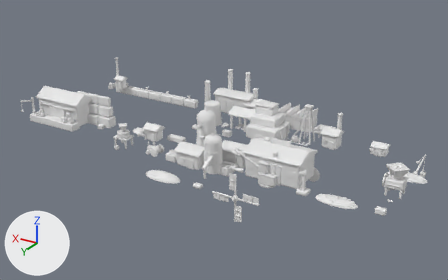
Before and after pictures for a commit that changed the glTF model public/models/industry.glb.
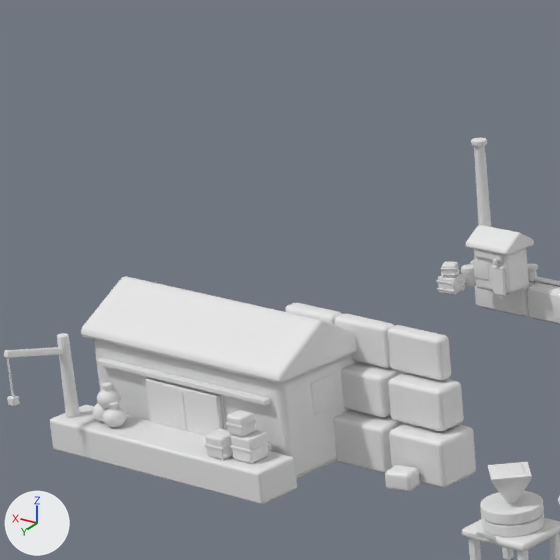
Each version is shown whole from a camera (50 mm lens) standing at (-186.0, 640.0, 401.0) and looking at (284.0, -144.0, 9.0), then close up on the part from 4% to 30% of the width and 11% to 51% of the height. Every picture has the same lights, and +X, +Y and +Z are marked at lower left. The last two pictures show the newer version. Where no turn or scale is listed for an object, it has been applied to the vertices. Vertices at exactly the same position are counted once.

Script lines for the objects in view, before the commit:
```python
me_mesh_104 = bpy.data.meshes.new('Mesh_104')
me_mesh_104.from_pydata(...)  # 144 vertices, 276 faces; spans x 144.3..235.6, y -122.5..-96.8, z 46.8..78.8
me_mesh_104.materials.append(mat_lacquer__2b3644)  # white #e7e7e7
me_mesh_108 = bpy.data.meshes.new('Mesh_108')
me_mesh_108.from_pydata(...)  # 262 vertices, 512 faces; spans x 142.5..237.5, y -140.0..-83.0, z 47.8..100.8
me_mesh_108.materials.append(mat_lacquer__c8442f)  # white #e7e7e7
me_mesh_111 = bpy.data.meshes.new('Mesh_111')
me_mesh_111.from_pydata(...)  # 192 vertices, 376 faces; spans x 150.0..230.0, y -97.5..-94.5, z 46.8..77.8
me_mesh_111.materials.append(mat_lacquer__f0ebe0)  # white #e7e7e7
me_mesh_88 = bpy.data.meshes.new('Mesh_88')
me_mesh_88.from_pydata(...)  # 576 vertices, 1128 faces; spans x 83.0..236.0, y -139.0..-118.0, z 47.0..96.0
me_mesh_88.materials.append(mat_lacquer__b9b7b0)  # white #e7e7e7
ob_mesh_104 = bpy.data.objects.new('Mesh_104', me_mesh_104)
ob_mesh_104.location = (384.0, 25.5, -42.8)
ob_mesh_108 = bpy.data.objects.new('Mesh_108', me_mesh_108)
ob_mesh_108.location = (384.0, 25.5, -42.8)
ob_mesh_111 = bpy.data.objects.new('Mesh_111', me_mesh_111)
ob_mesh_111.location = (384.0, 25.5, -42.8)
ob_mesh_88 = bpy.data.objects.new('Mesh_88', me_mesh_88)
ob_mesh_88.location = (324.0, 25.5, -42.8)
# also in view: 'Mesh_42' at (528.0, -275.0, 13.0); 'Mesh_113' at (574.0, -62.0, 10.0); 'Mesh_36' at (619.0, -285.0, 34.0); 'Mesh_86' at (511.0, -100.0, 29.0); 'Mesh_37' at (542.0, -287.0, -3.0)
```
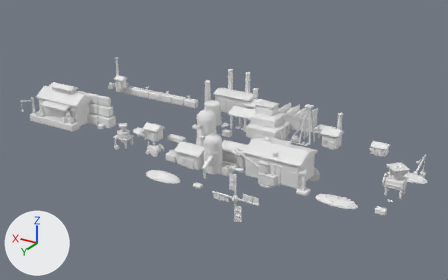
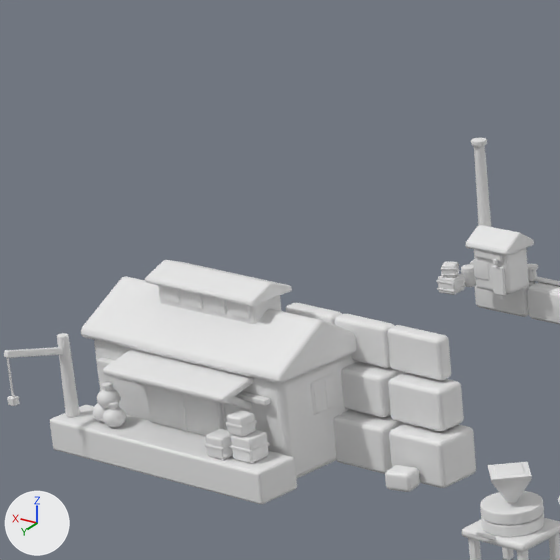
The change, as JSON lines over the scene's bpy script:
```json
{"block": "me_mesh_104", "where": "# used by ob_mesh_104; location = (384.0, 25.5, -42.8)"}
{"op": "remove", "block": "me_mesh_104", "code": "me_mesh_104.from_pydata(...)  # 144 vertices, 276 faces; spans x 144.3..235.6, y -122.5..-96.8, z 46.8..78.8"}
{"op": "add", "block": "me_mesh_104", "code": "me_mesh_104.from_pydata(...)  # 416 vertices, 764 faces; spans x 144.3..235.7, y -139.6..-96.8, z 46.8..104.2"}
{"block": "me_mesh_104", "change": "me_mesh_104 part 1: 192 vertices added at x 169.2..210.8, y -125.1..-109.9, z 98.8..104.2"}
{"block": "me_mesh_104", "change": "other edits to the shape of me_mesh_104 do not show in these pictures"}
{"block": "me_mesh_108", "where": "# used by ob_mesh_108; location = (384.0, 25.5, -42.8)"}
{"op": "remove", "block": "me_mesh_108", "code": "me_mesh_108.from_pydata(...)  # 262 vertices, 512 faces; spans x 142.5..237.5, y -140.0..-83.0, z 47.8..100.8"}
{"op": "add", "block": "me_mesh_108", "code": "me_mesh_108.from_pydata(...)  # 356 vertices, 692 faces; spans x 142.5..237.5, y -140.0..-82.5, z 47.8..110.6"}
{"block": "me_mesh_108", "change": "me_mesh_108 part 2: a new loose piece of 70 vertices spanning x 164.5..215.5, y -127.5..-107.5, z 104.8..110.6, in mat_lacquer__c8442f (white #e7e7e7)"}
{"block": "me_mesh_108", "change": "me_mesh_108 part 3: a new loose piece of 24 vertices spanning x 157.5..214.5, y -98.5..-82.5, z 78.4..84.2, in mat_lacquer__c8442f (white #e7e7e7)"}
{"block": "me_mesh_111", "where": "# used by ob_mesh_111; location = (384.0, 25.5, -42.8)"}
{"op": "remove", "block": "me_mesh_111", "code": "me_mesh_111.from_pydata(...)  # 192 vertices, 376 faces; spans x 150.0..230.0, y -97.5..-94.5, z 46.8..77.8"}
{"op": "add", "block": "me_mesh_111", "code": "me_mesh_111.from_pydata(...)  # 264 vertices, 508 faces; spans x 150.0..230.0, y -138.9..-94.5, z 46.8..105.8"}
{"block": "me_mesh_111", "change": "me_mesh_111 part 4: a new loose piece of 24 vertices spanning x 167.0..213.0, y -124.5..-110.5, z 92.8..105.8, in mat_lacquer__f0ebe0 (white #e7e7e7)"}
{"block": "me_mesh_111", "change": "other edits to the shape of me_mesh_111 do not show in these pictures"}
```

Changed parts and their boxes (x1, y1, x2, y2) in the close-ups (560 x 560 px):
```json
{"object": "Mesh_108", "change": "reshaped", "before": [81, 277, 356, 437], "after": [81, 260, 356, 437], "on screen": "11% taller"}
{"object": "Mesh_111", "change": "reshaped", "before": [97, 358, 271, 436], "after": [97, 285, 282, 436]}
{"object": "Mesh_104", "change": "reshaped", "before": [151, 378, 335, 430], "after": [160, 286, 336, 430]}
{"part": 1, "of": "me_mesh_104", "change": "added", "after": [160, 286, 250, 319]}
{"part": 2, "of": "me_mesh_108", "change": "added", "after": [145, 260, 292, 306]}
{"part": 3, "of": "me_mesh_108", "change": "added", "after": [103, 349, 254, 404]}
{"part": 4, "of": "me_mesh_111", "change": "added", "after": [158, 285, 282, 324]}
```
